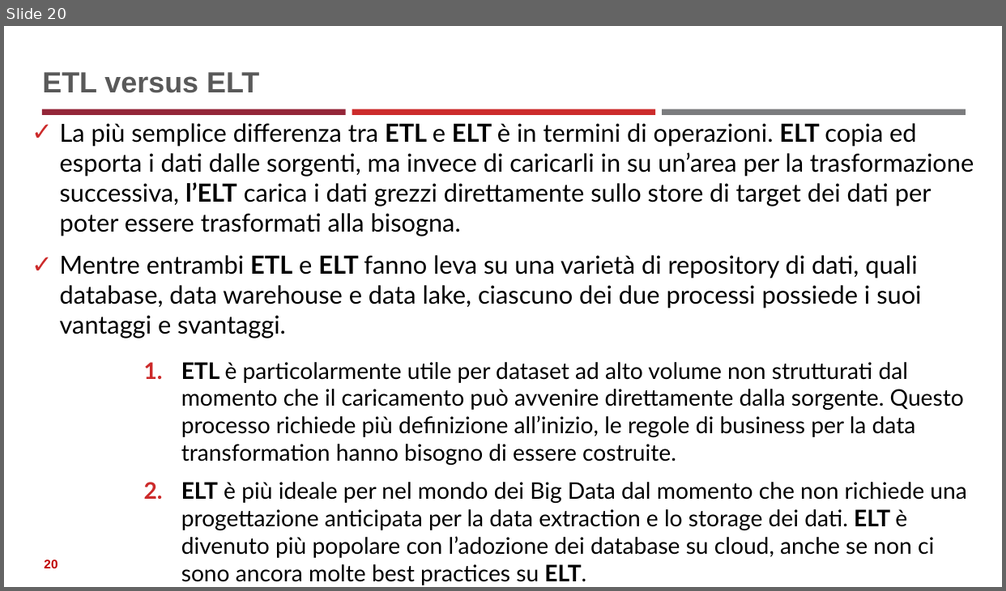
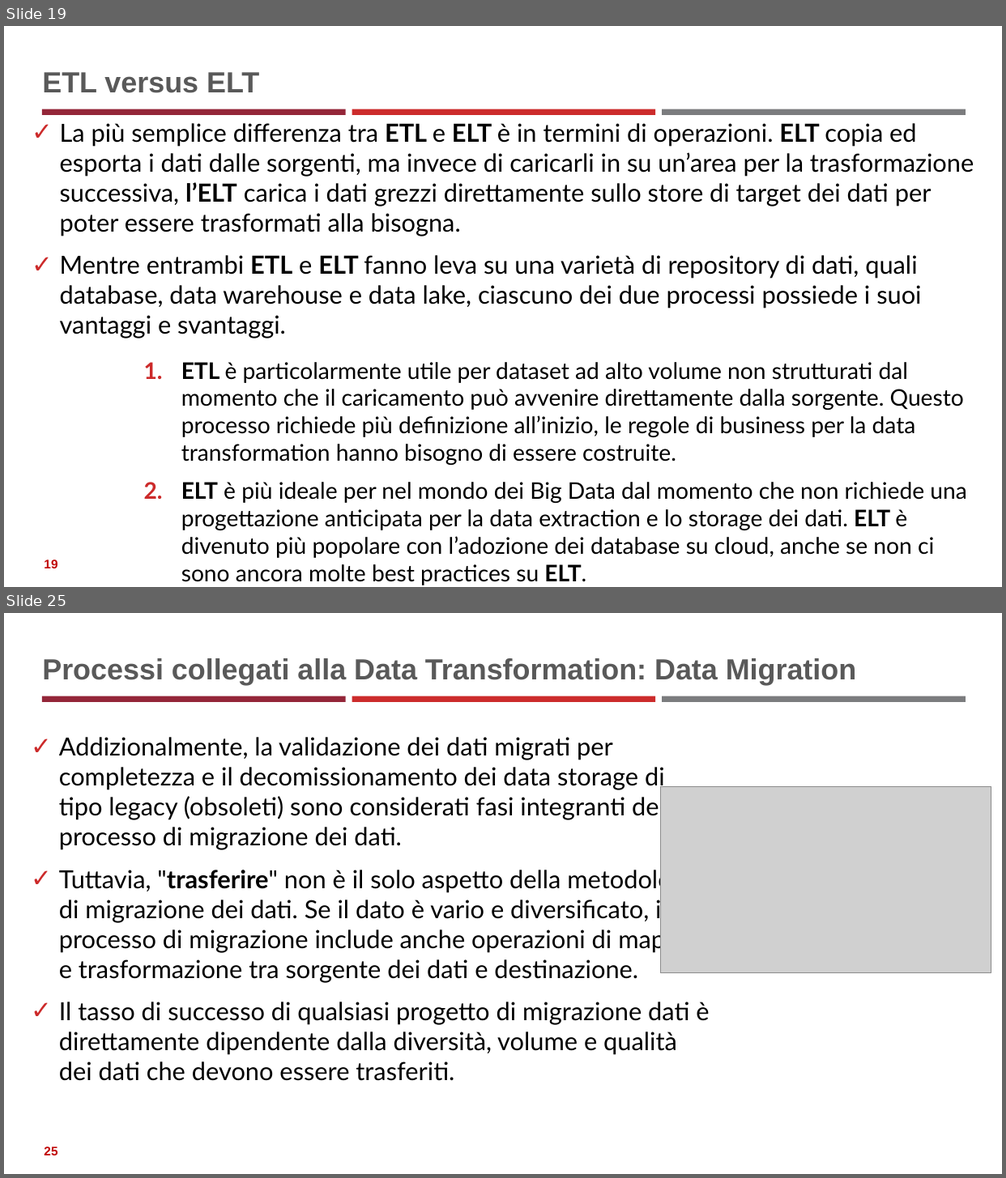
Before and after one commit to neural1977/data_science_interview_material, a slide deck: Data_Science_ita.pptx. Shown one above the other, each under a label of ours: slide 20 before the commit, slides 19 and 25 after it; the slides between them are not shown. The pictures are 1006x591 and 1006x1178 pixels, drawn with LibreOffice and Linux fonts; fonts in the diff are those of the drawing; grey boxes stand for pictures. Boxes give left, top, right and bottom in pixels: in the first picture for what was removed or moved away, otherwise in the second. Text is boxed around its words. In the diff, an @@ line names an element or a change of style, - is before the commit and + after.

```diff
--- a/Data_Science_ita.pptx
+++ b/Data_Science_ita.pptx
@@ slide 25 added at bbox=[4, 613, 1002, 1174], background #FFFFFF; not listed: 3 template elements that a slide beside it also shows @@
@@ title added at bbox=[42, 658, 856, 685], 28 pt, text #595959, bold @@
+Processi collegati alla Data Transformation: Data Migration
@@ text added at bbox=[59, 737, 712, 1081], 24 pt, text #000000 @@
+✓ Addizionalmente, la validazione dei dati migrati per completezza e il decomissionamento dei data storage di tipo legacy (obsoleti) sono considerati fasi integranti del processo di migrazione dei dati.
+✓ Tuttavia, "trasferire" non è il solo aspetto della metodologia di migrazione dei dati. Se il dato è vario e diversificato, il processo di migrazione include anche operazioni di mapping e trasformazione tra sorgente dei dati e destinazione.
+✓ Il tasso di successo di qualsiasi progetto di migrazione dati è direttamente dipendente dalla diversità, volume e qualità dei dati che devono essere trasferiti.
@@ picture added at bbox=[661, 786, 991, 973] @@
@@ page number added at bbox=[44, 1147, 57, 1156], 12 pt, text #C00000, bold @@
+25
@@ what was slide 20 is now slide 19 @@
@@ page number at bbox=[44, 560, 57, 569]: text changed @@
-20
+19
```
Also in this commit, not shown: 4 slides changed, 15 other slides added, 1 slide removed, 3 other files.
